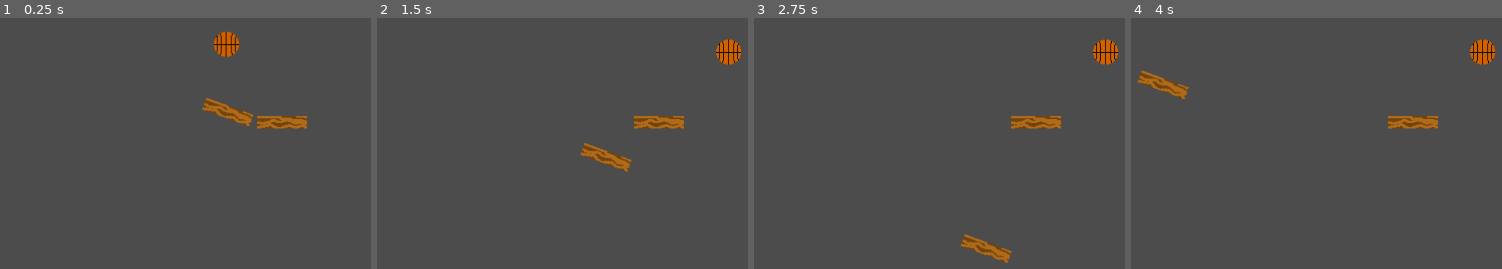
Above: before the commit, frames 1-4 (left to right).
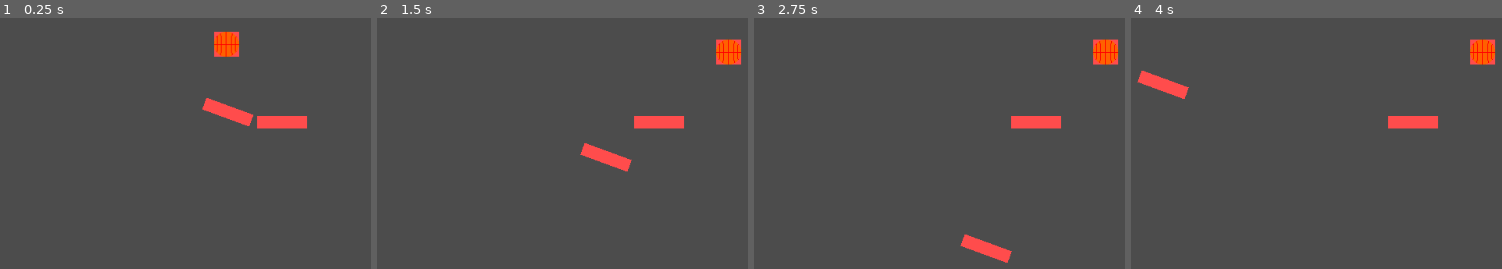
Above: after the commit, the same moments.

Repository: Doubi88/thingymajigsaw
Game: Godot game, scene res://Scenes/ObjectsTest.tscn
Same seed, same stepped clock (60 frames per second), same inputs: the game is played once before the commit and once after it. This scene is started directly instead of the project's main scene.
Inputs (mouse positions are in pixels of both pictures, inside the frame that each line leads up to):
- Up to frame 1 (0.25 s): no input
- Up to frame 2 (1.5 s): tap Enter at 0.5 s; drag from (603, 43) to (729, 53) at 0.52 s; tap Space at 1.25 s; drag from (603, 113) to (610, 248) at 1.27 s
- Up to frame 3 (2.75 s): tap Enter at 2 s; move the mouse to (1035, 123) at 2.02 s; click (1035, 123) at 2.17 s
- Up to frame 4 (4 s): tap Space at 2.75 s; drag from (1364, 248) to (1164, 85) at 2.77 s; tap Enter at 3.5 s; move the mouse to (outside the picture) at 3.52 s; click (outside the picture) at 3.67 s

The runs differ from the first frame. In frame 1, 2.1% of the frame differs, in the area x 54-83%, y 5-45%; in frame 2, 2.1%, in the area x 54-99%, y 8-62%; in frame 3, 2.1%; in frame 4, 2.1%.

Commit message:
Wrong drop positions are detected, Play pause and reset work

Diff:
--- a/MachineObjects/Basketball.tscn
+++ b/MachineObjects/Basketball.tscn
@@ -1,7 +1,8 @@
-[gd_scene load_steps=5 format=2]
+[gd_scene load_steps=6 format=2]
 
 [ext_resource path="res://Sprites/Basketball.png" type="Texture" id=1]
 [ext_resource path="res://MachineObjects/Scripts/MachineObject.gd" type="Script" id=2]
+[ext_resource path="res://Tools/RedOverlay.tscn" type="PackedScene" id=3]
 
 [sub_resource type="PhysicsMaterial" id=1]
 bounce = 0.5
@@ -13,12 +14,23 @@
 input_pickable = true
 mass = 10.0
 physics_material_override = SubResource( 1 )
+contacts_reported = 3
+contact_monitor = true
 script = ExtResource( 2 )
 displayName = "Basketball"
+
+[node name="Sprite" type="Sprite" parent="."]
+texture = ExtResource( 1 )
 
 [node name="CollisionShape2D" type="CollisionShape2D" parent="."]
 shape = SubResource( 2 )
 
-[node name="Sprite" type="Sprite" parent="."]
-texture = ExtResource( 1 )
+[node name="CheckArea" type="Area2D" parent="."]
+
+[node name="CollisionShape2D" type="CollisionShape2D" parent="CheckArea"]
+shape = SubResource( 2 )
+
+[node name="RedOverlay" parent="." instance=ExtResource( 3 )]
 [connection signal="input_event" from="." to="." method="_on_MachineObject_input_event"]
+[connection signal="area_entered" from="CheckArea" to="." method="_on_CheckArea_area_entered"]
+[connection signal="area_exited" from="CheckArea" to="." method="_on_CheckArea_area_exited"]
--- a/MachineObjects/Board.tscn
+++ b/MachineObjects/Board.tscn
@@ -1,7 +1,8 @@
-[gd_scene load_steps=4 format=2]
+[gd_scene load_steps=5 format=2]
 
 [ext_resource path="res://Sprites/Board.png" type="Texture" id=1]
 [ext_resource path="res://MachineObjects/Scripts/MachineObject.gd" type="Script" id=2]
+[ext_resource path="res://Tools/RedOverlay.tscn" type="PackedScene" id=3]
 
 [sub_resource type="RectangleShape2D" id=1]
 extents = Vector2( 32.176, 8.22127 )
@@ -9,6 +10,8 @@
 [node name="Board" type="RigidBody2D"]
 input_pickable = true
 mode = 1
+contacts_reported = 3
+contact_monitor = true
 script = ExtResource( 2 )
 displayName = "Wooden Board"
 isStatic = true
@@ -18,4 +21,17 @@
 
 [node name="CollisionShape2D" type="CollisionShape2D" parent="."]
 shape = SubResource( 1 )
+
+[node name="CheckArea" type="Area2D" parent="."]
+
+[node name="CollisionShape2D" type="CollisionShape2D" parent="CheckArea"]
+shape = SubResource( 1 )
+
+[node name="RedOverlay" parent="." instance=ExtResource( 3 )]
+margin_left = -32.0
+margin_top = -8.0
+margin_right = 32.0
+margin_bottom = 8.0
 [connection signal="input_event" from="." to="." method="_on_MachineObject_input_event"]
+[connection signal="area_entered" from="CheckArea" to="." method="_on_CheckArea_area_entered"]
+[connection signal="area_exited" from="CheckArea" to="." method="_on_CheckArea_area_exited"]
--- a/MachineObjects/Scripts/MachineObject.gd
+++ b/MachineObjects/Scripts/MachineObject.gd
@@ -6,25 +6,59 @@
 
 var isActive = false
 var isDragging = false
+var reset = false
+var startPos: Vector2
+var startRotation = 0
+
+var isInDropArea = false
+var collisions = 0
 export var isStatic = false
 
-func _process(delta: float) -> void:
-	#print("static ", isStatic, " isActive ", isActive)
-	if (isStatic || !isActive):
+func _physics_process(delta: float) -> void:
+	if (!isActive):
 		mode = MODE_STATIC
-		var mousePos = get_global_mouse_position()
-		var collShape = get_node("CollisionShape2D")
 
-		if Input.is_mouse_button_pressed(BUTTON_LEFT):
+		if (reset):
+			print(startRotation - global_transform.get_rotation())
+			global_transform = global_transform.rotated(startRotation - global_transform.get_rotation())
+			global_transform.origin = startPos
+
+			reset = false
+
+		if Input.is_mouse_button_pressed(BUTTON_LEFT) && (GlobalVars.draggingObject == null || GlobalVars.draggingObject == self):
 			var spriteRect = (get_node("Sprite") as Sprite).get_rect()
 			spriteRect.position += global_position
+			var mousePos = get_global_mouse_position()
 			if spriteRect.has_point(mousePos):
 				isDragging = true
+				GlobalVars.draggingObject = self
 		else:
+			if GlobalVars.draggingObject == self:
+				GlobalVars.draggingObject = null
 			isDragging = false
-	else:
+
+
+		startPos = global_transform.origin
+		startRotation = global_transform.get_rotation()
+
+		if isPositionValid():
+			get_node("RedOverlay").visible = false
+		else:
+			get_node("RedOverlay").visible = true
+	elif !isStatic:
 		mode = MODE_RIGID
 
-func _physics_process(delta: float) -> void:
 	if isDragging:
 		global_transform.origin = get_global_mouse_position()
+
+func isPositionValid() -> bool:
+	return isInDropArea && collisions == 0
+
+func _on_CheckArea_area_entered(area: Area2D) -> void:
+	if area.get_parent().get_class() == get_class():
+		collisions += 1
+
+
+func _on_CheckArea_area_exited(area: Area2D) -> void:
+	if area.get_parent().get_class() == get_class():
+		collisions -= 1
--- a/Scenes/DefaultUI.tscn
+++ b/Scenes/DefaultUI.tscn
@@ -24,3 +24,5 @@
 shape = SubResource( 1 )
 
 [node name="MachineObjects" type="Node2D" parent="."]
+[connection signal="area_entered" from="DropArea" to="Background/HUD" method="_on_DropArea_area_entered"]
+[connection signal="area_exited" from="DropArea" to="Background/HUD" method="_on_DropArea_area_exited"]
--- a/Scenes/HUD.tscn
+++ b/Scenes/HUD.tscn
@@ -83,6 +83,7 @@
 fixed_icon_size = Vector2( 32, 32 )
 
 [node name="Buttons" type="HBoxContainer" parent="VBoxContainer"]
+pause_mode = 2
 margin_top = 562.0
 margin_right = 140.0
 margin_bottom = 600.0
@@ -107,3 +108,5 @@
 mouse_filter = 1
 icon = SubResource( 9 )
 [connection signal="pressed" from="VBoxContainer/Buttons/Play" to="." method="_on_Play_pressed"]
+[connection signal="pressed" from="VBoxContainer/Buttons/Pause" to="." method="_on_Pause_pressed"]
+[connection signal="pressed" from="VBoxContainer/Buttons/Reset" to="." method="_on_Reset_pressed"]
--- a/Scripts/AvailableObjectsList.gd
+++ b/Scripts/AvailableObjectsList.gd
@@ -47,14 +47,12 @@
 
 	newItem.isActive = false
 	var machineObjectsNode = get_parent().owner
-	print(machineObjectsNode.name)
 	machineObjectsNode = machineObjectsNode.get_node("MachineObjects")
 	machineObjectsNode.add_child(newItem, true)
 
 	return newItem
 
 func readLevelFile():
-	var itemList = get_node("VBoxContainer/ItemList")
 	var text = load_text_file(levelFileName)
 	if text != null:
 		var lines = text.split("\n", false)
@@ -93,11 +91,41 @@
 	f.store_string(text)
 	f.close()
 
-func _on_Play_pressed() -> void:
+func getAllMachineObjects() -> Array:
 	var objectsNode = owner.get_node("MachineObjects")
 	var items = objectsNode.get_children()
+	return items
+
+func _on_Play_pressed() -> void:
+	var items = getAllMachineObjects()
 	for item in items:
+		if (!item.isPositionValid()):
+			_on_Reset_pressed()
+			return
 		item.isActive = true
-		print("isActive of ", item.displayName, " = ", item.isActive)
 	running = true
 	(get_node("VBoxContainer/Buttons/Play").icon as AnimatedTexture).current_frame = 1
+	get_node("VBoxContainer/Buttons/Play").disabled = true
+
+
+func _on_Pause_pressed() -> void:
+	get_tree().paused = !get_tree().paused
+
+
+func _on_Reset_pressed() -> void:
+	get_tree().paused = false
+	var items = getAllMachineObjects()
+	for item in items:
+		item.isActive = false
+		item.reset = true
+	(get_node("VBoxContainer/Buttons/Play").icon as AnimatedTexture).current_frame = 0
+	get_node("VBoxContainer/Buttons/Play").disabled = false
+	running = false
+
+func _on_DropArea_area_exited(area: Area2D) -> void:
+	if area.name == "CheckArea":
+		(area.get_parent() as MachineObject).isInDropArea = false
+
+func _on_DropArea_area_entered(area: Area2D) -> void:
+	if area.name == "CheckArea":
+		(area.get_parent() as MachineObject).isInDropArea = true
--- /dev/null
+++ b/Scripts/GlobalVars.gd
@@ -0,0 +1,3 @@
+extends Node
+
+var draggingObject: MachineObject
--- /dev/null
+++ b/Tools/RedOverlay.tscn
@@ -0,0 +1,27 @@
+[gd_scene load_steps=3 format=2]
+
+[sub_resource type="Shader" id=1]
+code = "shader_type canvas_item;
+render_mode unshaded;
+
+void fragment() {
+	vec4 c = textureLod(SCREEN_TEXTURE, SCREEN_UV, 0).rgba;
+	c.r = 1.0;
+
+
+	COLOR.rgba = c;
+}"
+
+[sub_resource type="ShaderMaterial" id=2]
+shader = SubResource( 1 )
+
+[node name="RedOverlay" type="ColorRect"]
+visible = false
+material = SubResource( 2 )
+margin_left = -16.0
+margin_top = -16.0
+margin_right = 16.0
+margin_bottom = 16.0
+__meta__ = {
+"_edit_use_anchors_": false
+}
--- a/project.godot
+++ b/project.godot
@@ -28,7 +28,13 @@
 
 config/name="The Credible Machine"
 run/main_scene="res://Scenes/DefaultUI.tscn"
+boot_splash/image="res://Sprites/Basketball.png"
+boot_splash/bg_color=Color( 0.545098, 0.545098, 0.545098, 1 )
 config/icon="res://Sprites/Basketball.png"
+
+[autoload]
+
+GlobalVars="*res://Scripts/GlobalVars.gd"
 
 [rendering]
 
